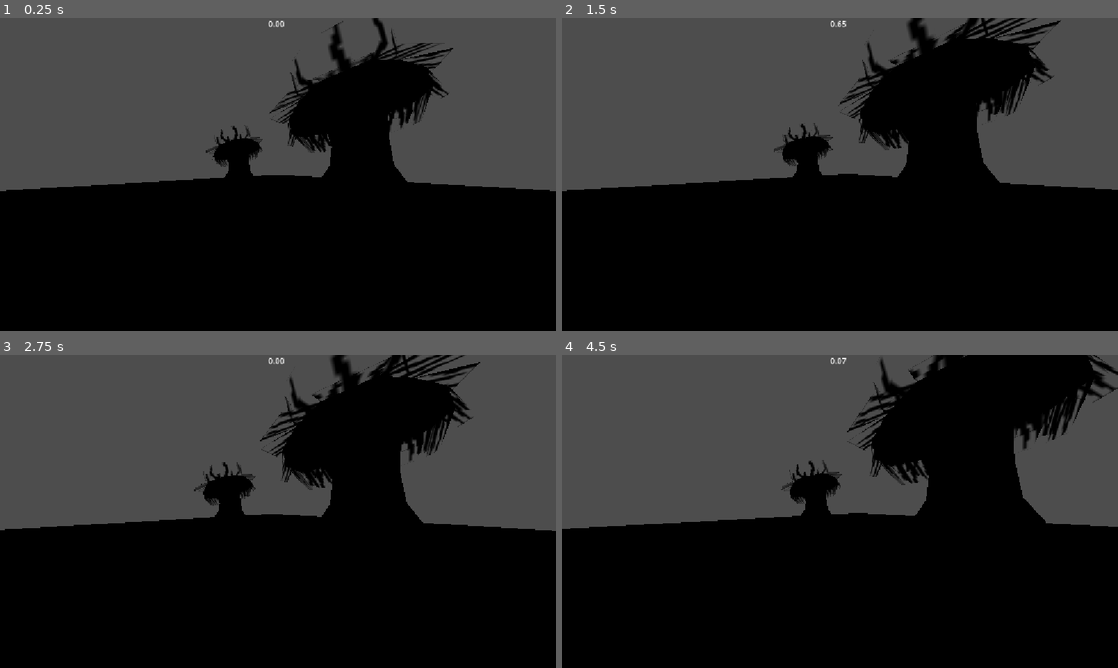
Above: before the commit, frames 1-4 (two rows, left to right).
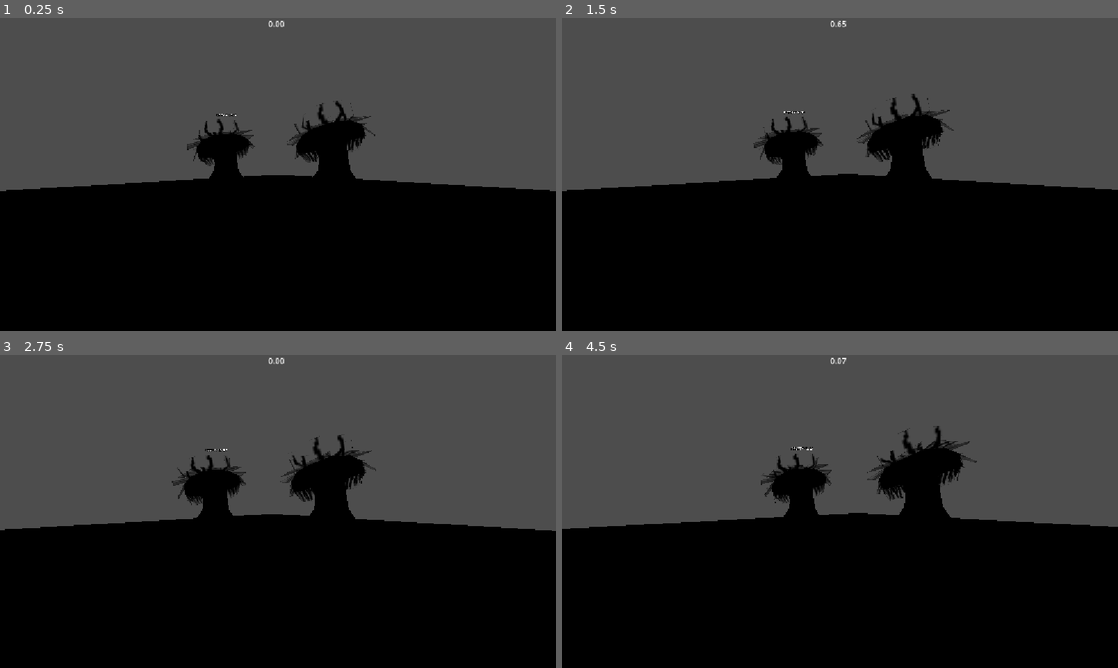
Above: after the commit, the same moments.

Repository: takanazwa5/hello-game-jam-2026
Game: Godot game, scene res://test_scenes/movement_test.tscn
Two runs of this game, one before a commit and one after it. Both use one fixed random seed, a clock stepped at 60 frames per second and the inputs below. This scene is started directly instead of the project's main scene.
Inputs (mouse positions are in pixels of both pictures, inside the frame that each line leads up to):
- Up to frame 1 (0.25 s): no input
- Up to frame 2 (1.5 s): tap Enter at 0.5 s; move the mouse to (867, 174) at 0.52 s; hold A (A) 0.53-1.28 s; tap D (D) at 0.8, 1.35 s; move the mouse to (812, 174) at 1.27 s
- Up to frame 3 (2.75 s): tap S (S) at 1.55 s; move the mouse to (289, 505) at 2.02 s; hold S (S) from 2.03 s (still down); tap E (E, bound only after the commit) at 2.3 s
- Up to frame 4 (4.5 s): move the mouse to (834, 517) at 2.77 s; release S (S) at 2.78 s; tap E (E, bound only after the commit) at 2.85 s; tap A (A) at 3.05 s; move the mouse to (878, 514) at 3.52 s; hold A (A) 3.53-4.28 s; tap D (D) at 3.8 s; move the mouse to (795, 508) at 4.27 s; tap Ctrl (Ctrl) at 4.35 s

The runs differ from the first frame. In frame 1, 8.1% of the frame differs, in the area x 33-82%, y 0-53%; in frame 2, 11%; in frame 3, 12%; in frame 4, 15%, in the area x 35-100%, y 0-54%.

Commit message:
Add anemone cleaning

Diff:
--- /dev/null
+++ b/anemone/anemone.gd
@@ -0,0 +1,77 @@
+class_name Anemone extends Node3D
+
+
+const CLEAN_TIME_MIN: float = 10.0
+const CLEAN_TIME_MAX: float = 20.0
+
+
+var _is_fih_inside: bool = false
+var _is_clean: bool = true
+
+
+@onready var cleaning_area: Area3D = %CleaningArea
+@onready var clean_label: Label3D = %CleanLabel
+@onready var clean_timer: Timer = %CleanTimer
+@onready var death_timer: Timer = %DeathTimer
+
+
+func _ready() -> void:
+	if not OS.is_debug_build():
+		clean_label.hide()
+
+	cleaning_area.body_entered.connect(_on_cleaning_area_body_entered)
+	cleaning_area.body_exited.connect(_on_cleaning_area_body_exited)
+	clean_timer.timeout.connect(_on_clean_timer_timeout)
+	death_timer.timeout.connect(_on_death_timer_timeout)
+
+	clean_timer.start(randf_range(CLEAN_TIME_MIN, CLEAN_TIME_MAX))
+
+
+func _unhandled_input(event: InputEvent) -> void:
+	if event.is_action_pressed(&"E"):
+		if _is_fih_inside:
+			_make_clean()
+
+
+func _process(_delta: float) -> void:
+	clean_label.text = "CZYSTY" if _is_clean else "BRUDNY"
+	clean_label.text += " %.2f" % clean_timer.time_left if _is_clean else " %.2f" % death_timer.time_left
+
+
+func _make_clean() -> void:
+	death_timer.stop()
+	clean_label.text = "CZYSTY"
+	var wait_time: float = clean_timer.wait_time if _is_clean else randf_range(CLEAN_TIME_MIN, CLEAN_TIME_MAX)
+	clean_timer.start(wait_time)
+	_is_clean = true
+	print("anemone %s cleaned, %.2f sec left" % [self, wait_time])
+
+
+func _make_dirty() -> void:
+	_is_clean = false
+	clean_label.text = "BRUDNY"
+	death_timer.start()
+	print("anemone %s dirty, %.2f sec left" % [self, death_timer.wait_time])
+
+
+func _die() -> void:
+	print("anemone %s died" % self)
+	queue_free()
+
+
+func _on_cleaning_area_body_entered(body: Node3D) -> void:
+	if body is Fih:
+		_is_fih_inside = true
+
+
+func _on_cleaning_area_body_exited(body: Node3D) -> void:
+	if body is Fih:
+		_is_fih_inside = false
+
+
+func _on_clean_timer_timeout() -> void:
+	_make_dirty()
+
+
+func _on_death_timer_timeout() -> void:
+	_die()
--- a/anemone/anemone_b.tscn
+++ b/anemone/anemone_b.tscn
@@ -2,10 +2,15 @@
 
 [ext_resource type="PackedScene" uid="uid://xuean8p2wl55" path="res://Models/Anemones/anemoneB.glb" id="1_o66na"]
 [ext_resource type="AnimationLibrary" uid="uid://on3gkdm20081" path="res://Models/Anemones/anemone_rig.glb" id="2_1duia"]
+[ext_resource type="Script" uid="uid://cyobk3eya21wa" path="res://anemone/anemone.gd" id="2_xk5yd"]
+
+[sub_resource type="CylinderShape3D" id="CylinderShape3D_ttdih"]
+height = 1.3817749
 
 [node name="AnemoneB" unique_id=816874683 instance=ExtResource("1_o66na")]
+script = ExtResource("2_xk5yd")
 
-[node name="Skeleton3D" parent="Armature_001" parent_id_path=PackedInt32Array(1899813882) index="0" unique_id=880653224]
+[node name="Skeleton3D" parent="Armature_001" parent_id_path=PackedInt32Array(1239579014) index="0" unique_id=688103112]
 bones/1/rotation = Quaternion(-0.2879062, 0.7082098, -0.25604025, 0.5916015)
 bones/2/rotation = Quaternion(0.112080105, -0.030303739, 0.4912034, 0.8632722)
 bones/3/rotation = Quaternion(-0.13964276, 0.6233588, -0.43152475, 0.63695383)
@@ -49,3 +54,25 @@
 [node name="AnimationPlayer" type="AnimationPlayer" parent="." index="1" unique_id=1873529898]
 libraries/anemone_rig = ExtResource("2_1duia")
 autoplay = &"anemone_rig/anim_armature_idle"
+
+[node name="CleaningArea" type="Area3D" parent="." index="2" unique_id=1524933319]
+unique_name_in_owner = true
+
+[node name="CollisionShape3D" type="CollisionShape3D" parent="CleaningArea" index="0" unique_id=27697369]
+transform = Transform3D(1, 0, 0, 0, 1, 0, 0, 0, 1, 0, 0.7173767, 0)
+shape = SubResource("CylinderShape3D_ttdih")
+
+[node name="CleanLabel" type="Label3D" parent="." index="3" unique_id=623002018]
+unique_name_in_owner = true
+transform = Transform3D(1, 0, 0, 0, 1, 0, 0, 0, 1, 0, 3.3032207, 0)
+billboard = 1
+text = "Czysty"
+
+[node name="CleanTimer" type="Timer" parent="." index="4" unique_id=1087891156]
+unique_name_in_owner = true
+one_shot = true
+
+[node name="DeathTimer" type="Timer" parent="." index="5" unique_id=167917487]
+unique_name_in_owner = true
+wait_time = 30.0
+one_shot = true
--- a/project.godot
+++ b/project.godot
@@ -52,6 +52,11 @@
 "events": [Object(InputEventKey,"resource_local_to_scene":false,"resource_name":"","device":-1,"window_id":0,"alt_press …(191 unchanged characters)…
 ]
 }
+E={
+"deadzone": 0.2,
+"events": [Object(InputEventKey,"resource_local_to_scene":false,"resource_name":"","device":-1,"window_id":0,"alt_pressed":false,"shift_pressed":false,"ctrl_pressed":false,"meta_pressed":false,"pressed":false,"keycode":0,"physical_keycode":69,"key_label":0,"unicode":101,"location":0,"echo":false,"script":null)
+]
+}
 
 [physics]
 
--- a/test_scenes/movement_test.tscn
+++ b/test_scenes/movement_test.tscn
@@ -2,10 +2,10 @@
 
 [ext_resource type="PackedScene" uid="uid://dsmq3h1opun6d" path="res://testing_grounds/testing_grounds.tscn" id="1_bb0ch"]
 [ext_resource type="PackedScene" uid="uid://c1li6jqoavtwc" path="res://fih/fih.tscn" id="2_ewmae"]
-[ext_resource type="PackedScene" uid="uid://xuean8p2wl55" path="res://Models/Anemones/anemoneB.glb" id="3_eljhn"]
-[ext_resource type="PackedScene" uid="uid://ch5ot8etecykf" path="res://Models/Anemones/anemoneG.glb" id="4_22f6v"]
-[ext_resource type="PackedScene" uid="uid://cxvtphbb45iuv" path="res://Models/Anemones/anemoneP.glb" id="5_osjc8"]
-[ext_resource type="PackedScene" uid="uid://b83xp1eyd8ixi" path="res://Models/Anemones/anemoneY.glb" id="6_lj186"]
+[ext_resource type="PackedScene" uid="uid://cq8m1fo7rslbt" path="res://anemone/anemone_b.tscn" id="3_eljhn"]
+[ext_resource type="PackedScene" uid="uid://qyw2tiy6frbk" path="res://anemone/anemone_g.tscn" id="4_22f6v"]
+[ext_resource type="PackedScene" uid="uid://v4kncqi157gf" path="res://anemone/anemone_p.tscn" id="5_osjc8"]
+[ext_resource type="PackedScene" uid="uid://be8fjeeanxvhl" path="res://anemone/anemone_y.tscn" id="6_lj186"]
 
 [node name="MovementTest" type="Node" unique_id=333719031]
 
@@ -15,14 +15,14 @@
 transform = Transform3D(1, 0, 0, 0, 1, 0, 0, 0, 1, 0, 0.29513443, 0)
 motion_mode = 1
 
-[node name="anemoneB2" parent="." unique_id=1421518744 instance=ExtResource("3_eljhn")]
-transform = Transform3D(1, 0, 0, 0, 1, 0, 0, 0, 1, -1.6945944, 0, 4.6558895)
+[node name="AnemoneB" parent="." unique_id=816874683 instance=ExtResource("3_eljhn")]
+transform = Transform3D(1, 0, 0, 0, 1, 0, 0, 0, 1, 2.6076603, 0, 10.75254)
 
-[node name="anemoneG2" parent="." unique_id=1197776477 instance=ExtResource("4_22f6v")]
-transform = Transform3D(1, 0, 0, 0, 1, 0, 0, 0, 1, 2.2129679, 0, 12.182708)
+[node name="AnemoneG" parent="." unique_id=1477895149 instance=ExtResource("4_22f6v")]
+transform = Transform3D(1, 0, 0, 0, 1, 0, 0, 0, 1, -2.186614, 0, 8.3935585)
 
-[node name="anemoneP2" parent="." unique_id=475212252 instance=ExtResource("5_osjc8")]
-transform = Transform3D(1, 0, 0, 0, 1, 0, 0, 0, 1, 2.9599864, 0, -0.16080308)
+[node name="AnemoneP" parent="." unique_id=664033198 instance=ExtResource("5_osjc8")]
+transform = Transform3D(1, 0, 0, 0, 1, 0, 0, 0, 1, -3.153802, 0, -0.97733486)
 
-[node name="anemoneY2" parent="." unique_id=530850759 instance=ExtResource("6_lj186")]
-transform = Transform3D(1, 0, 0, 0, 1, 0, 0, 0, 1, -2.5629969, 0, -4.688712)
+[node name="AnemoneY" parent="." unique_id=1713155989 instance=ExtResource("6_lj186")]
+transform = Transform3D(1, 0, 0, 0, 1, 0, 0, 0, 1, 2.8726397, 0, -3.6516078)
Not shown: 2 places in Particles/meshes/apogon_kardynal.tres that only renumber resources
Not shown: 2 places in Particles/meshes/blazenek_okoniowy.tres that only renumber resources
Not shown: 2 places in Particles/meshes/garbik_pasiasty.tres that only renumber resources
Not shown, added: anemone/anemone.gd.uid
